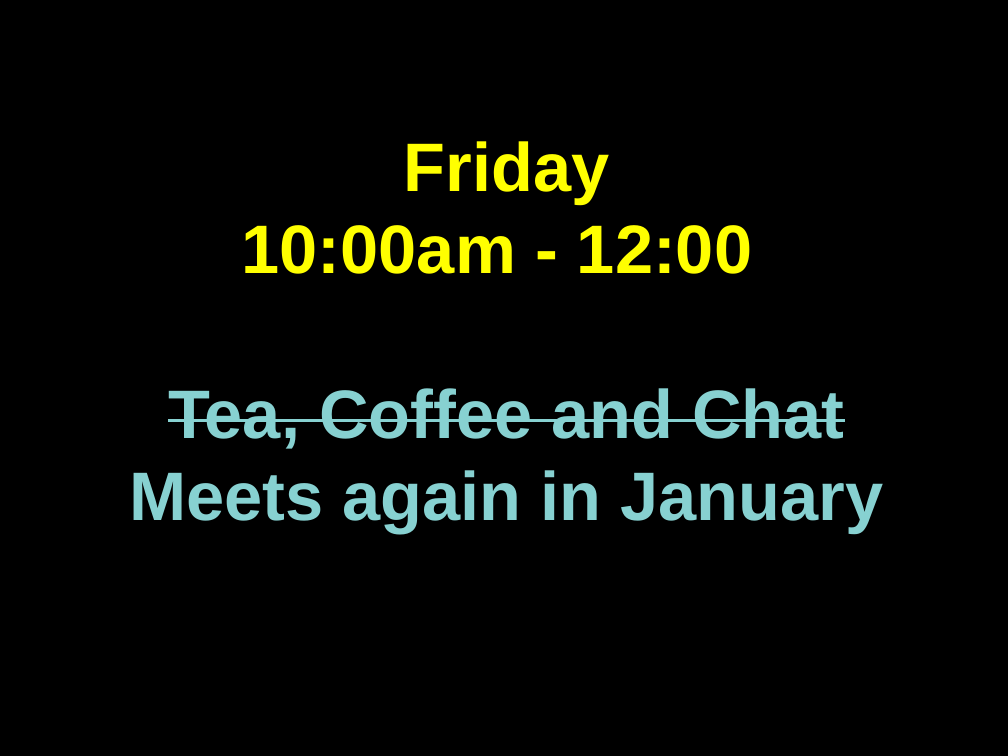
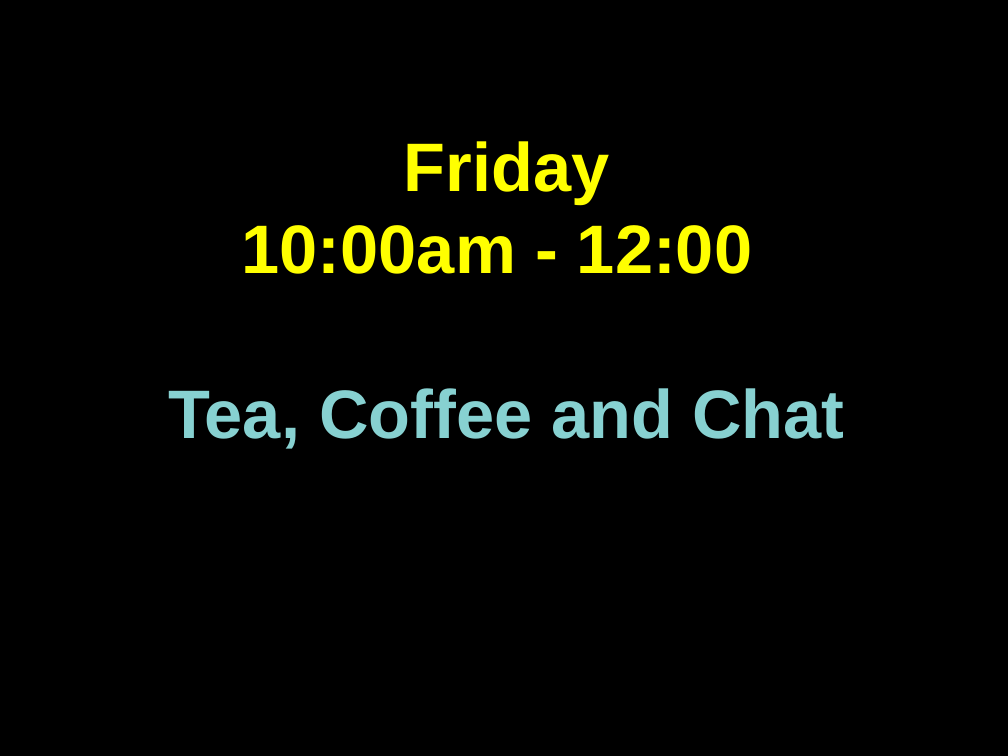
Before and after one commit to martinforsyth/bsuc-audio-visual, a slide deck: slide 14 of resources/presentations/impress/welcome.dark.background.odp (slide 16 before the commit). Drawn at 1008x756 pixels with LibreOffice and Linux fonts; fonts in the diff are those of the drawing. Boxes give left, top, right and bottom in pixels: in the first picture for what was removed or moved away, otherwise in the second. Text is boxed around its words. In the diff, an @@ line names an element or a change of style, - is before the commit and + after.

```diff
--- a/resources/presentations/impress/welcome.dark.background.odp
+++ b/resources/presentations/impress/welcome.dark.background.odp
@@ text at bbox=[168, 388, 844, 449]: strikethrough off in "Tea, Coffee and Chat" @@
@@ text at bbox=[129, 470, 883, 534]: paragraph removed @@
-Meets again in January
```
Also in this commit, not shown: 11 other slides changed, 2 slides added, 5 slides removed, 1 other file.
